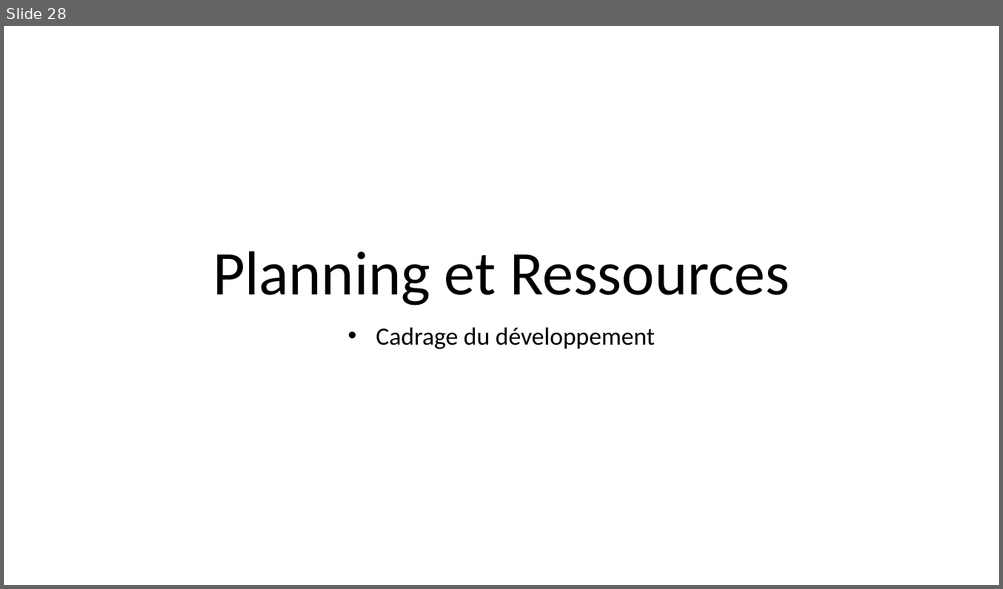
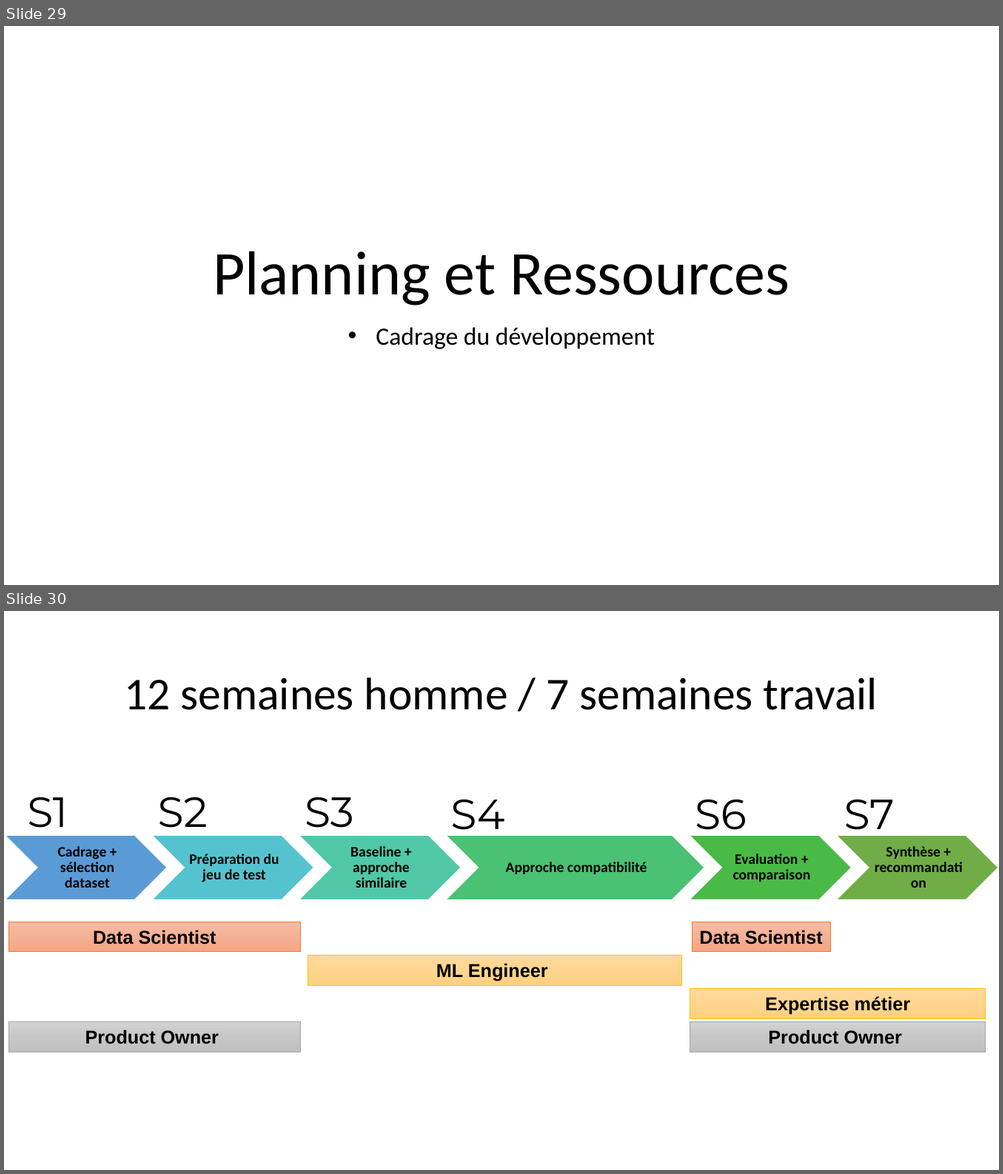
Before and after one commit to Ace4teaM/OCR-FashionInsta, a slide deck: POC.pptx. Shown one above the other, each under a label of ours: slide 28 before the commit, slides 29 and 30 after it. The pictures are 1003x589 and 1003x1174 pixels, drawn with LibreOffice and Linux fonts; fonts in the diff are those of the drawing. Boxes give left, top, right and bottom in pixels: in the first picture for what was removed or moved away, otherwise in the second. Text is boxed around its words. In the diff, an @@ line names an element or a change of style, - is before the commit and + after.

Commit message:
cadrage complet du PoC avant retouche finale

```diff
--- a/POC.pptx
+++ b/POC.pptx
@@ slide 30 added at bbox=[4, 611, 999, 1170], background #FFFFFF @@
@@ title added at bbox=[124, 678, 877, 710], 44 pt, text #000000 @@
+12 semaines homme / 7 semaines travail
@@ text added at bbox=[27, 797, 68, 837], 40.7 pt, text #000000 @@
+S1
@@ text added at bbox=[158, 797, 208, 837], 40.7 pt, text #000000 @@
+S2
@@ text added at bbox=[304, 797, 354, 837], 40.7 pt, text #000000 @@
+S3
@@ text added at bbox=[450, 799, 504, 840], 40.7 pt, text #000000 @@
+S4
@@ text added at bbox=[694, 799, 746, 840], 40.7 pt, text #000000 @@
+S6
@@ text added at bbox=[844, 799, 894, 840], 40.7 pt, text #000000 @@
+S7
@@ group added at bbox=[4, 834, 999, 900]: 6 chevrons, 6 texts @@
+Cadrage + sélection dataset
+Préparation du jeu de test
+Baseline + approche similaire
+Approche compatibilité
+Evaluation + comparaison
+Synthèse + recommandation
@@ rectangle added at bbox=[8, 922, 300, 952], fill gradient #F7BDA5 to #F5B196 to #F8A582, outline #ED7D31 0.5 pt, 18 pt, text #000000, bold @@
+Data Scientist
@@ rectangle added at bbox=[692, 922, 830, 952], fill gradient #F7BDA5 to #F5B196 to #F8A582, outline #ED7D31 0.5 pt, 18 pt, text #000000, bold @@
+Data Scientist
@@ rectangle added at bbox=[307, 956, 681, 985], fill gradient #FFDB9E to #FFD590 to #FFD07C, outline #FFC000 0.5 pt, 18 pt, text #000000, bold @@
+ML Engineer
@@ rectangle added at bbox=[690, 988, 985, 1019], fill gradient #FFDB9E to #FFD590 to #FFD07C, outline #FFC000 0.5 pt, 18 pt, text #000000, bold @@
+Expertise métier
@@ rectangle added at bbox=[8, 1022, 300, 1052], fill gradient #D2D2D2 to #C8C8C8 to #C0C0C0, outline #A5A5A5 0.5 pt, 18 pt, text #000000, bold @@
+Product Owner
@@ rectangle added at bbox=[690, 1022, 985, 1052], fill gradient #D2D2D2 to #C8C8C8 to #C0C0C0, outline #A5A5A5 0.5 pt, 18 pt, text #000000, bold @@
+Product Owner
@@ what was slide 28 is now slide 29 @@
```
Also in this commit, not shown: 12 slides changed, 5 other slides added, 6 slides removed.
